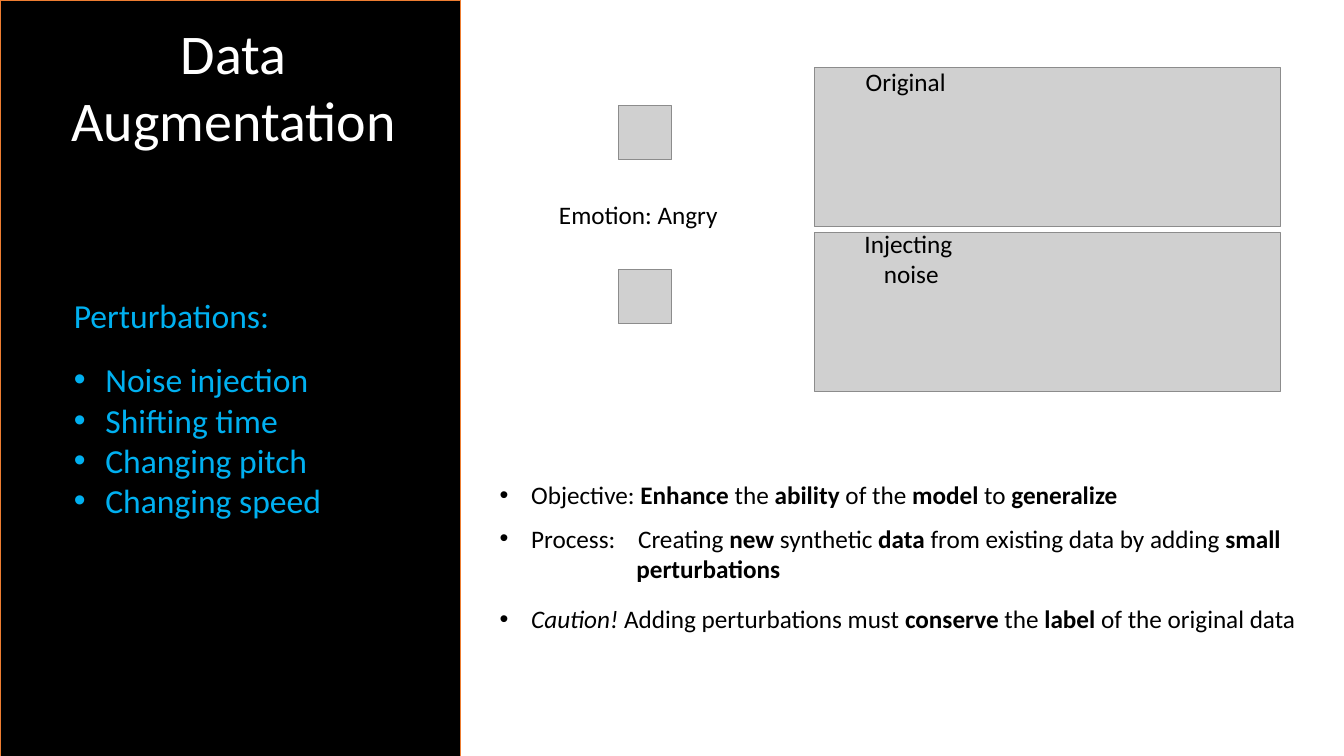
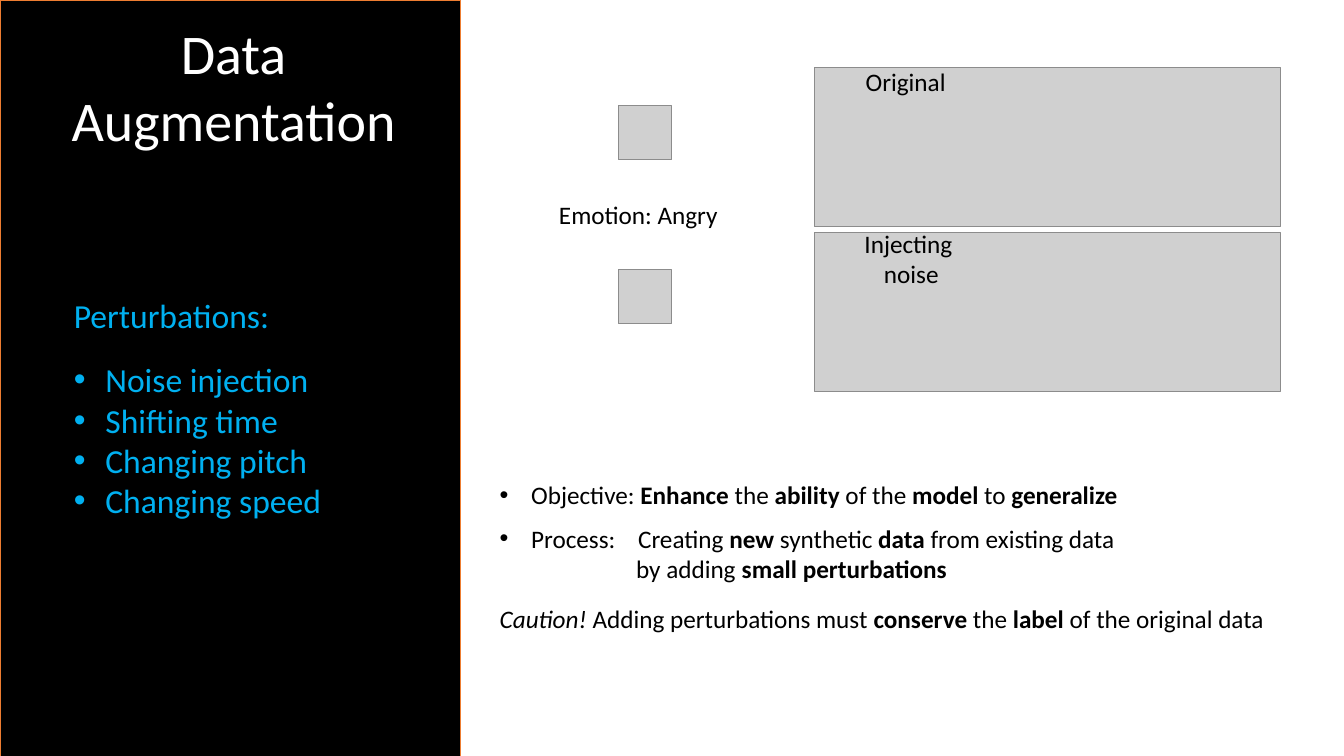
Before and after one commit to stolltho/iod_repo, a slide deck: slide 9 of Capstone Project/CAP_SER_TSv02.pptx. Drawn at 1344x756 pixels with LibreOffice and Linux fonts; fonts in the diff are those of the drawing; grey boxes stand for pictures. Boxes give left, top, right and bottom in pixels: in the first picture for what was removed or moved away, otherwise in the second. Text is boxed around its words. In the diff, an @@ line names an element or a change of style, - is before the commit and + after.

Commit message:
final touch

```diff
--- a/Capstone Project/CAP_SER_TSv02.pptx
+++ b/Capstone Project/CAP_SER_TSv02.pptx
@@ text at <box>531,530,1114,583</box>: spaces changed @@
-• Process: Creating new synthetic data from existing data by adding small
-perturbations
+• Process: Creating new synthetic data from existing data
+by adding small perturbations
@@ text at <box>500,610,1263,633</box>: bullet • to none @@
```
